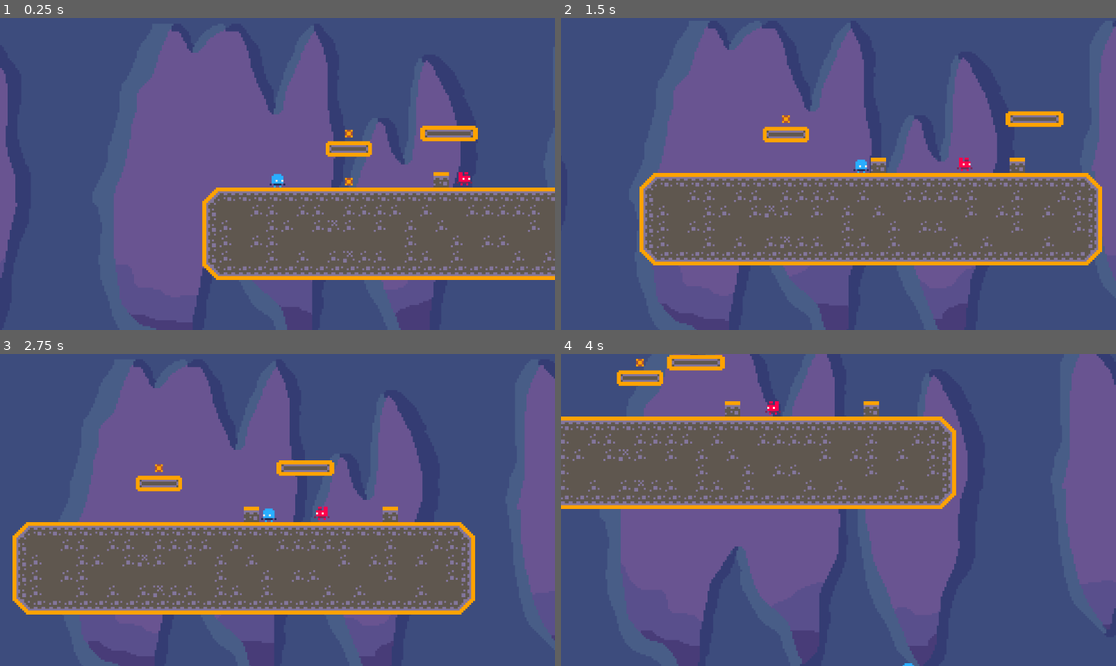
Above: before the commit, frames 1-4 (two rows, left to right).
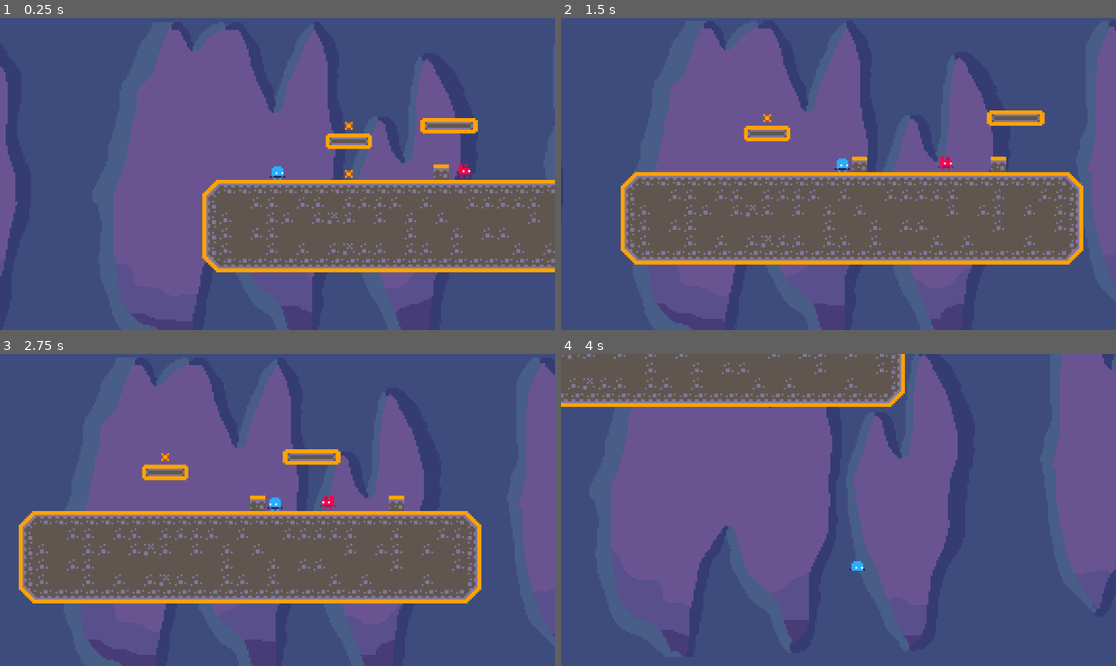
Above: after the commit, the same moments.

Repository: Miles-Miles2/GMTK2024
Game: Godot game, scene res://Tileset/root.tscn
Two runs of this game, one before a commit and one after it. Both use one fixed random seed, a clock stepped at 60 frames per second and the inputs below.
Inputs:
- Up to frame 1 (0.25 s): no input
- Up to frame 2 (1.5 s): hold D (move_right) from 0.53 s (still down); tap L (slow_plat) at 0.6 s; tap W (jump) at 0.77 s; tap O (speed_plat) at 1.35 s
- Up to frame 3 (2.75 s): tap W (jump) at 1.52 s; release D (move_right) at 2.03 s; hold A (move_left) from 2.03 s (still down); tap L (slow_plat) at 2.1 s
- Up to frame 4 (4 s): release A (move_left) at 2.78 s; hold D (move_right) from 2.78 s (still down); tap O (speed_plat) at 2.85 s; tap W (jump) at 3.02, 3.77 s; tap L (slow_plat) at 3.6 s

The runs differ from the first frame. In frame 1, 9.7% of the frame differs, in the area x 0-100%, y 2-100%; in frame 2, 12%; in frame 3, 16%; in frame 4, 38%, in the area x 0-100%, y 0-100%.

Commit message:
smoother camera

Diff:
--- a/Platform copy.tscn
+++ b/Platform copy.tscn
@@ -26,4 +26,3 @@
 volume_db = -20.0
 pitch_scale = 0.9
 autoplay = true
-bus = &"SFX"
--- a/Scripts/CameraMove.gd
+++ b/Scripts/CameraMove.gd
@@ -6,5 +6,5 @@
 
 
 # Called every frame. 'delta' is the elapsed time since the previous frame.
-func _process(delta: float) -> void:
-	position = player.position
+func _physics_process(delta: float) -> void:
+	position = position.lerp(player.position, 0.1)
--- a/Tileset/root.tscn
+++ b/Tileset/root.tscn
@@ -31,8 +31,7 @@
 [node name="Camera2D" type="Camera2D" parent="." node_paths=PackedStringArray("player")]
 position = Vector2(39, -5)
 zoom = Vector2(4, 4)
-position_smoothing_enabled = true
-position_smoothing_speed = 3.0
+position_smoothing_speed = 1.0
 script = ExtResource("3_locxl")
 player = NodePath("../Player")
 
--- a/coin copy.tscn
+++ b/coin copy.tscn
@@ -133,7 +133,6 @@
 
 [node name="Pickupsound" type="AudioStreamPlayer2D" parent="."]
 stream = ExtResource("3_onri3")
-bus = &"SFX"
 
 [node name="AnimationPlayer" type="AnimationPlayer" parent="."]
 libraries = {
--- a/killzone copy.tscn
+++ b/killzone copy.tscn
@@ -13,7 +13,6 @@
 
 [node name="deathSFX" type="AudioStreamPlayer2D" parent="."]
 stream = ExtResource("2_omttr")
-bus = &"SFX"
 
 [connection signal="body_entered" from="." to="." method="_on_body_entered"]
 [connection signal="timeout" from="Timer" to="." method="_on_timer_timeout"]
--- a/player.tscn
+++ b/player.tscn
@@ -94,6 +94,7 @@
 position = Vector2(0, -5)
 sprite_frames = SubResource("SpriteFrames_ye5og")
 animation = &"jump"
+frame = 1
 
 [node name="CollisionShape2D" type="CollisionShape2D" parent="."]
 position = Vector2(0, -5.5)
@@ -110,6 +111,5 @@
 [node name="jumpSFX" type="AudioStreamPlayer2D" parent="."]
 stream = ExtResource("3_x1lgl")
 volume_db = -20.0
-bus = &"SFX"
 
 [connection signal="timeout" from="Timer" to="." method="_on_timer_timeout"]
